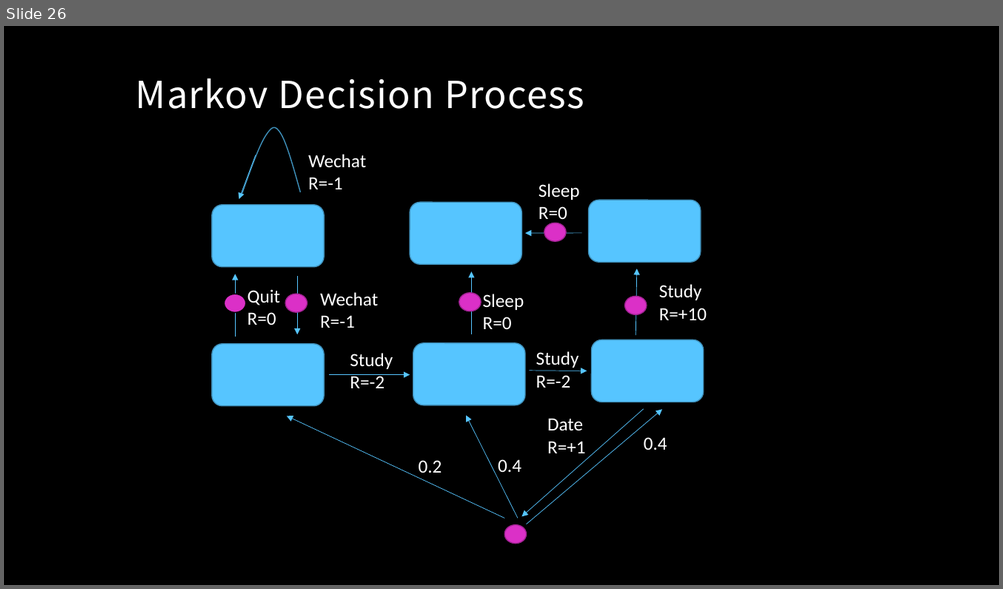
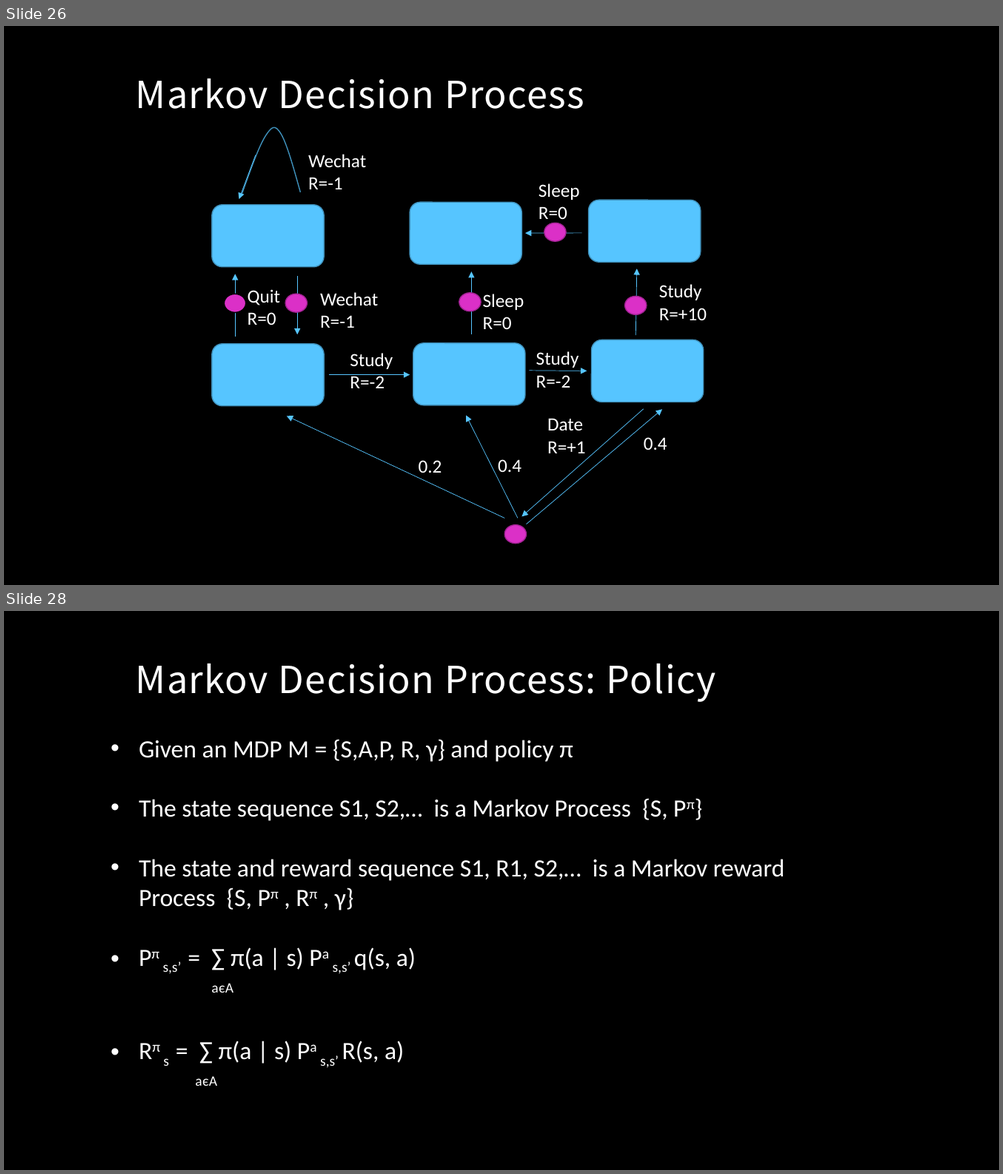
Before and after one commit to MacgyverLin/VintageComputer, a slide deck: Speech/Reinforcement Learning 2.pptx. Shown one above the other, each under a label of ours: slide 26 before the commit, slides 26 and 28 after it; the slides between them are not shown. The pictures are 1003x589 and 1003x1174 pixels, drawn with LibreOffice and Linux fonts; fonts in the diff are those of the drawing; background and template pictures are left out. Boxes give left, top, right and bottom in pixels: in the first picture for what was removed or moved away, otherwise in the second. Text is boxed around its words. In the diff, an @@ line names an element or a change of style, - is before the commit and + after.

```diff
--- a/Speech/Reinforcement Learning 2.pptx
+++ b/Speech/Reinforcement Learning 2.pptx
@@ slide 28 added at [4, 611, 999, 1170], background picture (left out) @@
@@ title added at [136, 664, 716, 702], 36 pt, text #FFFFFF @@
+Markov Decision Process: Policy
@@ text added at [139, 739, 784, 1068], 24 pt, text #FFFFFF @@
+• Given an MDP M = {S,A,P, R, γ} and policy π
+• The state sequence S1, S2,… is a Markov Process {S, Pπ}
+• The state and reward sequence S1, R1, S2,… is a Markov reward Process {S, Pπ , Rπ , γ}
+• Pπ s,s’ = ∑ π(a | s) Pa s,s’ q(s, a)
+aєA
+• Rπ s = ∑ π(a | s) Pa s,s’ R(s, a)
+aєA
```
Also in this commit, not shown: 8 slides changed, 15 other slides added.
